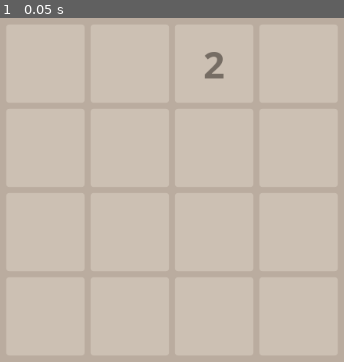
Above: before the commit, frame 1.
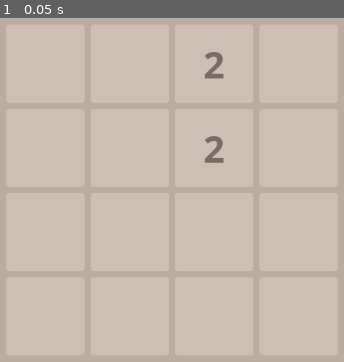
Above: after the commit, the same moment.

Repository: xinyer/game-2048
Game: Godot game, scene res://Board.tscn
Two runs of this game, one before a commit and one after it. Both use one fixed random seed, a clock stepped at 60 frames per second and the inputs below.
Inputs:
- Up to frame 1 (0.05 s): no input

The runs differ from the first frame. In frame 1, 0.2% of the frame differs, in the area x 59-66%, y 34-43%.

Commit message:
refactor board script

Diff:
--- a/Scripts/Board.gd
+++ b/Scripts/Board.gd
@@ -3,47 +3,65 @@
 const width = 4
 const height = 4
 
-const empty = [[0, 0, 0, 0],
-			  [0, 0, 0, 0],
-			  [0, 0, 0, 0],
-			  [0, 0, 0, 0]]
-
 const tile = preload("res://Tile.tscn")
 var random = RandomNumberGenerator.new()
 var nodes: Array = []
-var board: Array
+var board: Array = [
+	[0, 0, 0, 0],
+	[0, 0, 0, 0],
+	[0, 0, 0, 0],
+	[0, 0, 0, 0]
+]
 
 func _ready():
-	board = empty.duplicate(true)
 	random.randomize()
 	init_board()
+	new_tile(2)
 	new_tile()
 	update_board()
+
+func _process(delta):
+	if Input.is_action_just_pressed("ui_left"):
+		pass
+	elif Input.is_action_just_pressed("ui_right"):
+		pass
+	elif Input.is_action_just_pressed("ui_up"):
+		pass
+	elif Input.is_action_just_pressed("ui_down"):
+		pass
 
 func init_board():
 	for n in range(0, width * height):
 		var node = tile.instance()
 		node.set_value(0)
-		nodes.push_front(node)
+		nodes.push_back(node)
 		$Container/Grid.add_child(node)
 
 func update_board():
 	for i in range(0, width * height):
-		nodes[width * height - (i + 1)].set_value(board[floor(i / width)][i % height])
-	pass
+		nodes[i].set_value(board[floor(i / width)][i % height])
 
-func new_tile():
+func new_tile(value: int = 0):
 	var position = create_random_position()
+	var i = value
+	if value == 0: i = create_random_value()
+	set_element(position, i)
+
+func create_random_position() -> Vector2:
+	var position = Vector2(
+		random.randi_range(0, width - 1),
+		random.randi_range(0, height - 1)
+	)
 	while(is_occupied(position)):
 		position = create_random_position()
 		pass
-	set_element(position, 2)
+	return position
 
-func create_random_position() -> Vector2:
-	return Vector2(
-		random.randi_range(0, width - 1),
-		random.randi_range(0, height - 1)
-	)
+func create_random_value():
+	if random.randi_range(0, 100) > 50:
+		return 2
+	else:
+		return 4
 
 func is_occupied(pos:Vector2) -> bool:
 	return get_element(pos) > 0
